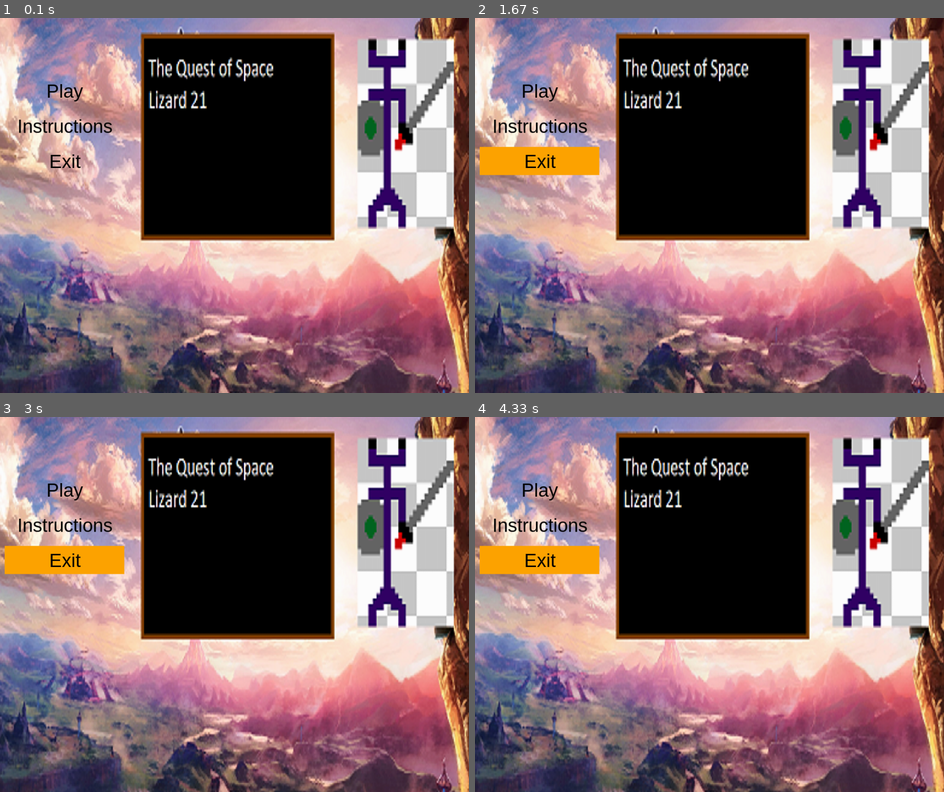
Above: before the commit, frames 1-4 (two rows, left to right).
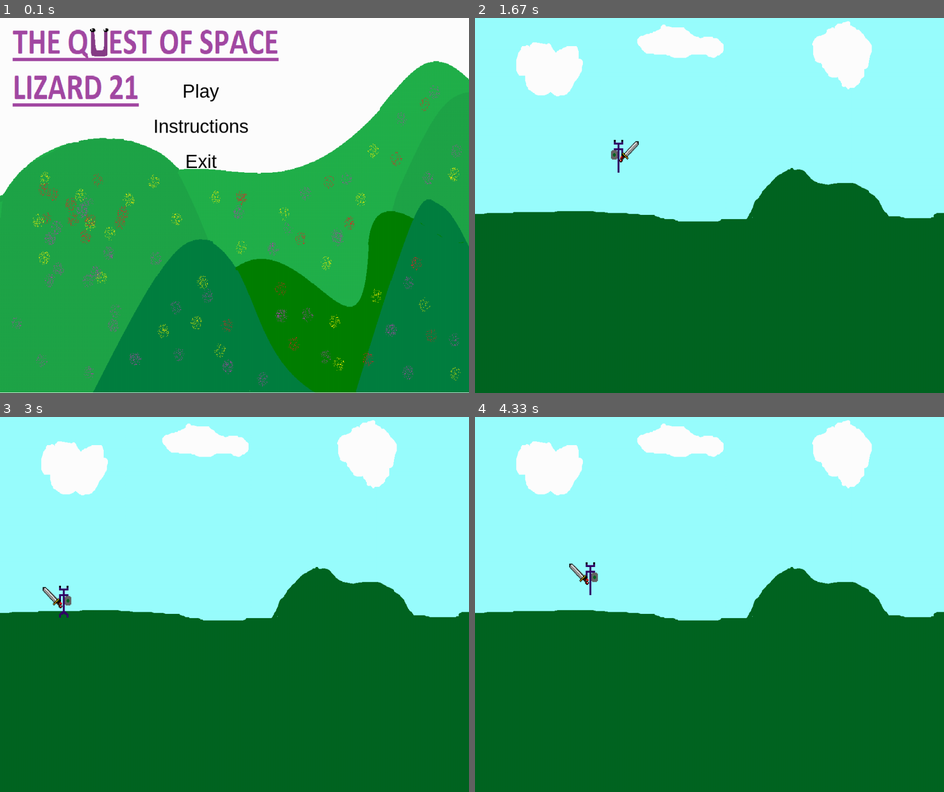
Above: after the commit, the same moments.

Repository: sbkhvdsanjlfdanbl/The-Quest-of-Space-Lizard
Game: pygame game, started from The quest - BP Edit.py
The game is run twice, just before and just after one commit, with the same random seed, the same clock (stepped at 60 frames per second) and the same inputs.
Inputs (mouse positions are in pixels of both pictures, inside the frame that each line leads up to):
- Up to frame 1 (0.1 s): no input
- Up to frame 2 (1.67 s): press the mouse at (676, 89) at 0.37 s; move the mouse to (714, 190) at 0.47 s; release the mouse at (756, 288) at 0.6 s; hold Right 0.67-1.13 s; move the mouse to (564, 149) at 0.7 s; hold Up 1.17-1.47 s; hold Right from 1.5 s (still down)
- Up to frame 3 (3 s): release Right at 1.97 s; hold Left 2-2.53 s; hold Left 2.57-2.97 s
- Up to frame 4 (4.33 s): hold Up 3-3.37 s; hold Right 3.4-4.03 s; hold Left from 4.07 s (still down)

The runs differ from the first frame. In frame 1, 99% of the frame differs, in the area x 0-100%, y 0-100%; in frame 2, 100%; in frame 3, 100%; in frame 4, 100%.

Commit message:
Add files via upload

Diff:
--- a/Mock High Scores.py
+++ b/Mock High Scores.py
@@ -1,15 +1,102 @@
-import csv
+import csv, pygame
+pygame.init()
+
+HEIGHT, WIDTH = 700, 1100
+SCREEN = pygame.display.set_mode((WIDTH, HEIGHT))
+
+clock = pygame.time.Clock()
+
+Black = (0, 0, 0)
+White = (255, 255, 255)
+ORANGE = (255, 165, 0)
+
+allScores = []
+
+
+def quitGame():
+    pygame.quit()
+    quit()
+
+
+def button(msg, x, y, w, h, c, action=None):
+    mouse = pygame.mouse.get_pos()
+    click = pygame.mouse.get_pressed()
+    if x+w > mouse[0] > x and y+h > mouse[1] > y:
+        pygame.draw.rect(SCREEN, c, (x,y,w,h))
+        if click[0] == 1 and action != None:
+            action()
+
+    smallText = pygame.font.SysFont("comicsansms", 40)
+    textSurf, textRect = textObjects(msg, smallText)
+    textRect.center = ((x + (w/2)), (y + (h/2)))
+    SCREEN.blit(textSurf, textRect)
+
+
+def textObjects(text, font):
+    textSurface = font.render(text, True, Black)
+    return textSurface, textSurface.get_rect()
+
 
 def SaveSystem():
-    allScores = []
-    with open('High Scores.csv') as dataFile:
+    with open('PlayerSaves.csv') as dataFile:
         fileReader = csv.DictReader(dataFile)
         for row in fileReader:
-            allScores.append([row['PLAYER'] ,row['SCORE']])
-
-    allScores = sorted(allScores, key = lambda x: int(x[1]), reverse=True)
-    for i in range(len(allScores)):
-        print(allScores[i])
+            allScores.append([row['playerName'], row['SaveCode']])
+        print(allScores)
+    displayScore()
 
 
-SaveSystem()
+def menuLoop():
+    menuShowing = True
+    while menuShowing == True:
+        for event in pygame.event.get():
+            if event.type == pygame.QUIT:
+                quitGame()
+
+        SCREEN.fill(White)
+        button("Play"           ,230,125,255,60,ORANGE,"difficultyChoiceScreen")
+        #button("Instructions"   ,230,200,255,60,ORANGE,instructionsLoop)
+        button("Highscores"     ,230,275,255,60,ORANGE,SaveSystem)
+        button("Exit"           ,230,350,255,60,ORANGE,quitGame)
+        pygame.display.update()
+        clock.tick(60)
+
+
+def gameLoop():
+        playing = True
+        while playing == True:
+            for event in pygame.event.get():
+                if event.type == pygame.QUIT:
+                    quitGame()
+            pygame.display.update()
+            clock.tick(60)
+
+
+def displayScore():
+    difficultyShowing = True
+    while difficultyShowing == True:
+        for event in pygame.event.get():
+            if event.type == pygame.QUIT:
+                quitGame()
+        font = pygame.font.SysFont("comicsansms", 50)
+        for x in range(len(allScores)):
+            word = str(allScores[len(allScores)-(len(allScores)-x)][0])
+            print(word)
+            button(word, 255, (200+(75*x)), 255, 60, ORANGE, LoadSave(x))
+            pygame.display.update()
+            clock.tick(60)
+        b = 2
+
+
+def LoadSave(x):
+    if allScores[x][1] == 1:
+        a = 1
+
+
+
+for x in range(len(allScores)):
+    word = str(allScores[len(allScores) - (len(allScores) - x)][0])
+    print(word)
+    button(word, 255, (200 + (75 * x)), 255, 60, ORANGE, LoadSave(x))
+    pygame.display.update()
+    clock.tick(60)
--- a/PlayerSaves.csv
+++ b/PlayerSaves.csv
@@ -1 +1,5 @@
-Sam,NG
+playerName,SaveCode
+Sam,12
+Derek,23
+Carl,42
+Tim,51
--- a/THe quest.py
+++ b/The quest - BP Edit.py
@@ -4,13 +4,11 @@
 import Pyganim
 pygame.init()
 
-
 #Colours
 BLACK = [0, 0, 0]
 GREEN = [0, 255, 0]
 WHITE = [255, 255, 255]
 ORANGE = [255, 165, 0]
-
 
 #Variables / initial set up pieces.
 HEIGHT, WIDTH = 800, 1000
@@ -26,6 +24,9 @@
 SecondScreen = pygame.image.load("land2.png")
 SecondScreen = pygame.transform.scale(SecondScreen, (WIDTH, HEIGHT))
 SCREEN2 = False
+global FrogConvo1, FrogConvo2
+FrogConvo1 = False
+FrogConvo2 = False
 
 image1 = pygame.image.load("Walking6.png")
 image2 = pygame.image.load("Walking5.png")
@@ -39,6 +40,12 @@
 Sword = pygame.transform.scale(Sword, (50, 50))
 SwordBack = pygame.transform.flip(Sword, True, False)
 
+FrogIdle = Pyganim.PygAnimation([("frog idle.png", 1)])
+FrogAppear = Pyganim.PygAnimation([("frog appearance1.png", 1),
+                                   ("frog appearance2.png", 1),
+                                   ("frog appearance3.png", 1),
+                                   ("frog appearance4.png", 1)])
+
 Displacement = 0
 
 SpaceLizardConstant = Pyganim.PygAnimation([("normal.png", 1)])
@@ -78,6 +85,9 @@
 SpaceLizardLeftIdle.play()
 SwordConstant.play()
 SwordBackConstant.play()
+FrogIdle.play()
+FrogAppear.play()
+
 
 #Functions
 def PlayerInfo():
@@ -97,13 +107,13 @@
                 quitGame()
 
         SCREEN.blit(MenuScreen,(0,0))
-        button("Play"           ,10,125,255,60,ORANGE, PlayerInfo)
-        button("Instructions"   ,10,200,255,60,ORANGE)#,instructionsLoop)
-        button("Exit"           ,10,275,255,60,ORANGE, quitGame)
+        button("Play"           ,300,125,255,60,ORANGE, PlayerInfo)
+        button("Instructions"   ,300,200,255,60,ORANGE)#,instructionsLoop)
+        button("Exit"           ,300,275,255,60,ORANGE, quitGame)
         pygame.display.update()
 
 def gameLoop():
-    global SCREEN2
+    global SCREEN2, FrogConvo1
     Forwards = True
     playing = True
     SCREEN.fill(WHITE)
@@ -159,6 +169,11 @@
                 SwordBackConstant.blit(SCREEN, ((PlayerLoc[0]-13), PlayerLoc[1]))
                 if PlayerLoc[1] < 360:
                     GravityEffect(PlayerLoc[1], Forwards)
+
+        if SCREEN2 == True:
+             if CollisionCheck(PlayerLoc[0],PlayerLoc[1],52,68,frendSpriteX, frendSpriteY,81,103) == True:
+                 FrogConvo1 = True
+
         pygame.display.update()
         clock.tick(60)
 
@@ -186,12 +201,18 @@
     quit()
 
 def ConversationScreen():
-    Screen.fill(BLACK)
+    global convoFont, convoText
+    #Screen.fill(BLACK)
+    convoFont = pygame.font.SysFont("arial", 20)
+
+    convoText = convoFont.render("Hello there, do you need help on your quest?", True, BLACK)
+    SCREEN.blit(convoText, (200,200))
 
 #                      width of image, height of image
 def CollisionCheck(x,y,w,h,x2,y2,w2,h2):
     if (x < (x2 + w2) and (x + w) > x2 and y < (y2 + h2) and (h + y) > y2):
       collisionCheck = True
+      ConversationScreen()
 
 #Walking Functions
 def F_Walk(playerX, playerY):
@@ -251,11 +272,18 @@
 
 #Deciding on the loaded background
 def LoadedScreen():
-    global SCREEN2
+    global SCREEN2, frendSpriteX, frendSpriteY, FrogConvo1, FrogConvo2
+    frendSpriteX = 600
+    frendSpriteY = 350
     if SCREEN2 == False:
         SCREEN.blit(initialScreen, (0,0))
     elif SCREEN2 == True:
         SCREEN.blit(SecondScreen, (0,0))
+        if FrogConvo1 == True:
+            FrogAppear.blit(SCREEN, (frendSpriteX, frendSpriteY))
+        if FrogConvo2 == True:
+            FrogIdle.blit(SCREEN, (frendSpriteX, frendSpriteY))
+
 
 
 #Starting the program
--- a/Updated Balloon Game.py
+++ b/Updated Balloon Game.py
@@ -16,12 +16,12 @@
 clock = pygame.time.Clock()
 score = 0
 
-menuScreen = pygame.image.load("Title Screen.png")
+menuScreen = pygame.image.load("TitleScreen.png")
 menuScreen = pygame.transform.scale(menuScreen, (WIDTH, HEIGHT))
 
-EasyDifgameSong = pygame.mixer.Sound("Laser Groove.ogg")
-MedDifgameSong = pygame.mixer.Sound("Getting it Done.ogg")
-HardDifgameSong = pygame.mixer.Sound("Mighty Like Us.ogg")
+#EasyDifgameSong = pygame.mixer.Sound("Laser Groove.ogg")
+#MedDifgameSong = pygame.mixer.Sound("Getting it Done.ogg")
+#HardDifgameSong = pygame.mixer.Sound("Mighty Like Us.ogg")
 
 def clickLocation(x1, y1, x2, y2):
     return math.sqrt((x1 - x2)**2 + (y1 - y2)**2)
@@ -136,21 +136,21 @@
 
 def easyMode():
     global chosenSong, balloonSpeed
-    chosenSong = EasyDifgameSong
+    #chosenSong = EasyDifgameSong
     balloonSpeed = 2
     dataForBallons(20)
     gameLoop()
 
 def mediumMode():
     global chosenSong, balloonSpeed
-    chosenSong = MedDifgameSong
+    #chosenSong = MedDifgameSong
     balloonSpeed = 4
     dataForBallons(40)
     gameLoop()
 
 def hardMode():
     global chosenSong, balloonSpeed
-    chosenSong = HardDifgameSong
+    #chosenSong = HardDifgameSong
     balloonSpeed = 6
     dataForBallons(60)
     gameLoop()
--- a/saveattempt#.py
+++ b/saveattempt#.py
@@ -10,6 +10,7 @@
 GREEN = [0, 255, 0]
 WHITE = [255, 255, 255]
 ORANGE = [255, 165, 0]
+AQUA = (0, 255, 165, 255)
 
 
 #Variables / initial set up pieces.
@@ -69,6 +70,8 @@
                                         (image4, 0.1),
                                         (image5, 0.1),
                                         (image6, 0.1)])
+
+allScores = []
 
 
 #Set up for the functions for the animations
@@ -97,7 +100,7 @@
                 quitGame()
 
         SCREEN.blit(MenuScreen,(0,0))
-        button("Play"           ,350,125,255,60,ORANGE, PlayerInfo)
+        button("Play"           ,350,125,255,60,ORANGE, SaveSystem)
         button("Instructions"   ,350,200,255,60,ORANGE)#,instructionsLoop)
         button("Exit"           ,350,275,255,60,ORANGE, quitGame)
         pygame.display.update()
@@ -186,7 +189,7 @@
     quit()
 
 def ConversationScreen():
-    Screen.fill(BLACK)
+    SCREEN.fill(BLACK)
 
 #                      width of image, height of image
 def CollisionCheck(x,y,w,h,x2,y2,w2,h2):
@@ -259,18 +262,29 @@
 
 #SaveSystem
 def SaveSystem():
-    SaveLocations = []
-    with open('PlayerSaves.csv', 'r') as dataFile:
-        print(3)
+    with open('PlayerSaves.csv') as dataFile:
         fileReader = csv.DictReader(dataFile)
         for row in fileReader:
-            print(4)
-            SaveLocations.append([row['playerName'] ,row['SaveCode']])
-
-    for i in range(len(SaveLocations)):
-        print(5)
-        print(SaveLocations[i])
-        menuLoop()
+            allScores.append([row['playerName'], row['SaveCode']])
+        print(allScores)
+    displayScore()
+
+def displayScore():
+    difficultyShowing = True
+    while difficultyShowing == True:
+        for event in pygame.event.get():
+            if event.type == pygame.QUIT:
+                quitGame()
+        font = pygame.font.SysFont("comicsansms", 50)
+        pygame.draw.rect(SCREEN, AQUA, pygame.Rect(585, 100, 200, 275))
+        word = str(allScores[len(allScores)-(len(allScores)-0)][0])
+        button(word, 585, (125+(75*0)), 180, 60, ORANGE, PlayerInfo)
+        word = str(allScores[len(allScores)-(len(allScores)-1)][0])
+        button(word, 585, (125+(75*1)), 180, 60, ORANGE, PlayerInfo)
+        word = str(allScores[len(allScores)-(len(allScores)-2)][0])
+        button(word, 585, (125+(75*2)), 180, 60, ORANGE, PlayerInfo)
+        pygame.display.update()
+        clock.tick(60)
 
 #Starting the program
-SaveSystem()
+menuLoop()
Binary file added: Friend Sprite.png
Binary file changed: TitleScreen.png
Binary file added: frog appearance1.png
Binary file added: frog appearance2.png
Binary file added: frog appearance3.png
Binary file added: frog appearance4.png
Binary file added: frog idle.png
